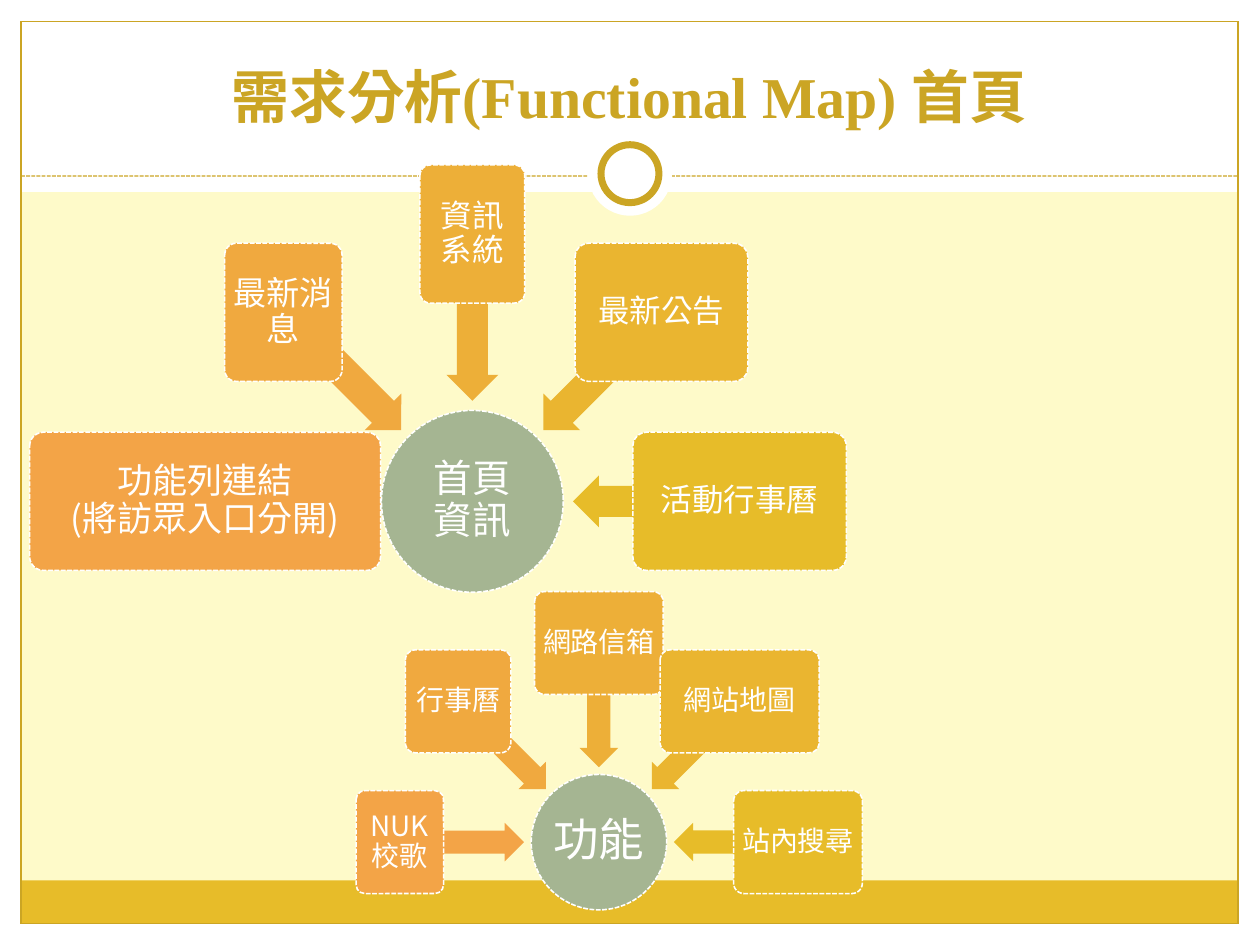
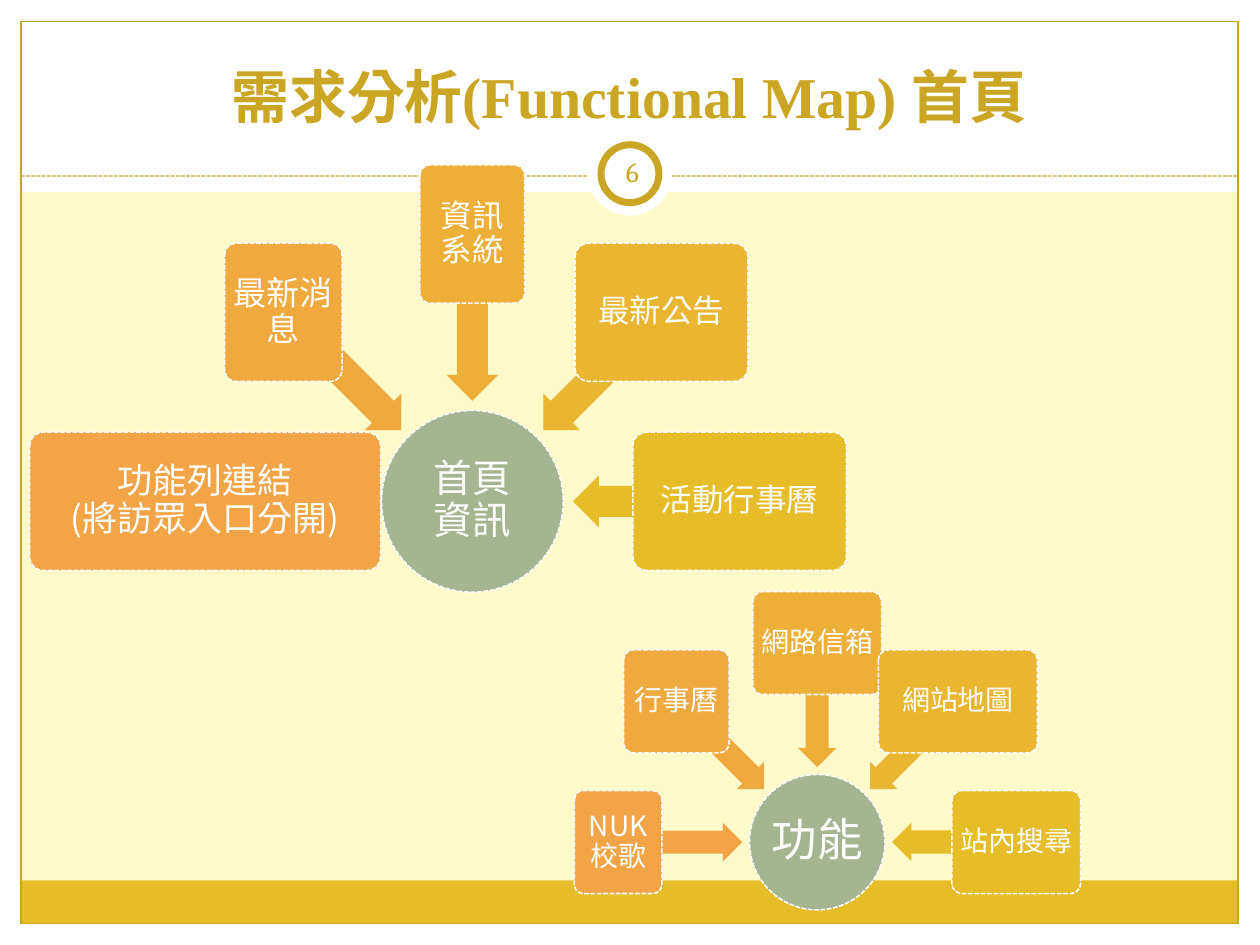
Before and after one commit to hsiufeng/WEB_midtern, a slide deck: slide 6 of web期中報告.pptx. Drawn at 1260x945 pixels with LibreOffice and Linux fonts; fonts in the diff are those of the drawing. Boxes give left, top, right and bottom in pixels: in the first picture for what was removed or moved away, otherwise in the second. Text is boxed around its words. In the diff, an @@ line names an element or a change of style, - is before the commit and + after.

```diff
--- a/web期中報告.pptx
+++ b/web期中報告.pptx
@@ page number added at (x1=626, y1=163, x2=639, y2=182), 16 pt, text #CCA624 @@
+6
@@ left arrow removed at (x1=444, y1=688, x2=559, y2=803) @@
@@ left arrow at (x1=662, y1=688, x2=777, y2=803): fill #EAB530 to #F0A93F; rotation 315 to 225 degrees @@
@@ left arrow added at (x1=856, y1=688, x2=971, y2=803), fill #EAB530 @@
@@ 6 texts, 5 rounded rectangles, 1 left arrow, 1 ellipse moved together from (x1=357, y1=592, x2=862, y2=911) to (x1=575, y1=592, x2=1080, y2=911) @@
@@ left arrow removed at (x1=399, y1=823, x2=523, y2=862) @@
@@ left arrow at (x1=619, y1=823, x2=742, y2=862): fill #E7BC29 to #F3A447; rotation 0 to 180 degrees @@
@@ left arrow added at (x1=892, y1=823, x2=1016, y2=862), fill #E7BC29 @@
```
Also in this commit, not shown: 11 other slides changed, 1 slide added, 3 other files.
